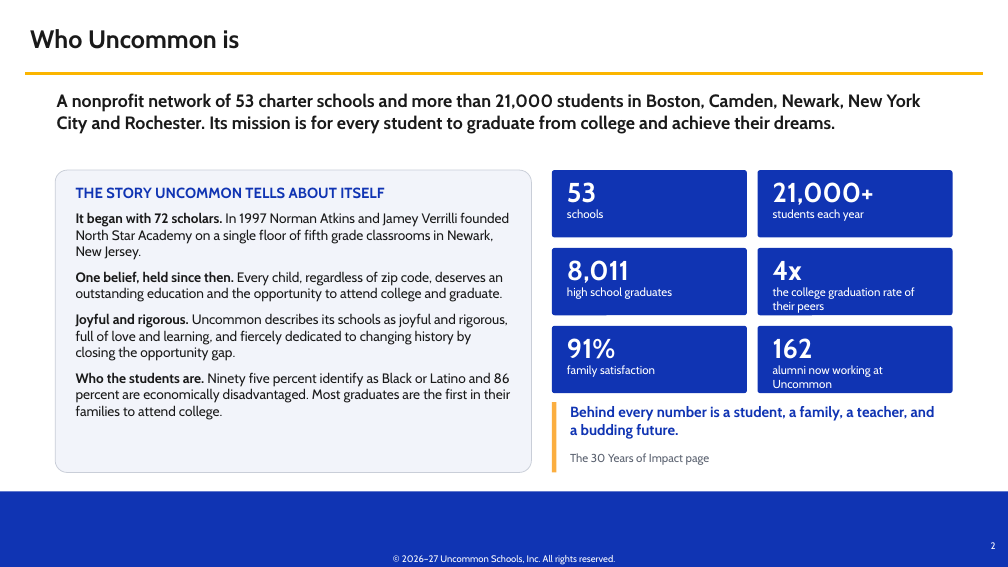
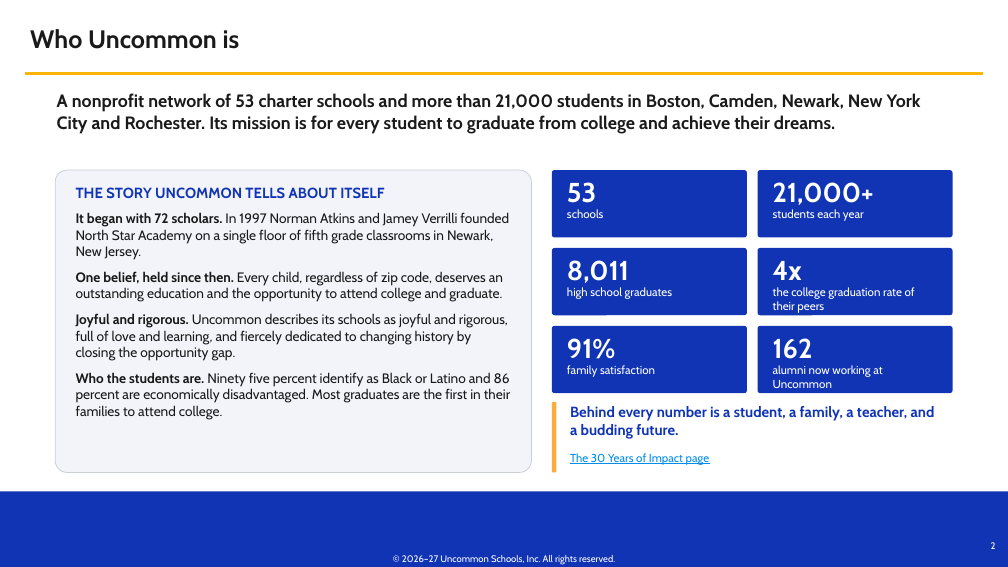
Before and after one commit to Uncommon-Schools/campaigns, a slide deck: slide 2 of website-redesign-2026/brand-voice/Uncommon Schools Brand Voice.pptx. Drawn at 1008x567 pixels with LibreOffice and Linux fonts; fonts in the diff are those of the drawing; background and template pictures are left out. Boxes give left, top, right and bottom in pixels: in the first picture for what was removed or moved away, otherwise in the second. Text is boxed around its words. In the diff, an @@ line names an element or a change of style, - is before the commit and + after.

```diff
--- a/website-redesign-2026/brand-voice/Uncommon Schools Brand Voice.pptx
+++ b/website-redesign-2026/brand-voice/Uncommon Schools Brand Voice.pptx
@@ text "The 30 Years of Impact ..." at bbox=[570, 453, 710, 465]: text colour #5B6270 to #008CEA, underline on @@
```
Also in this commit, not shown: 4 other slides changed, 1 other file.
